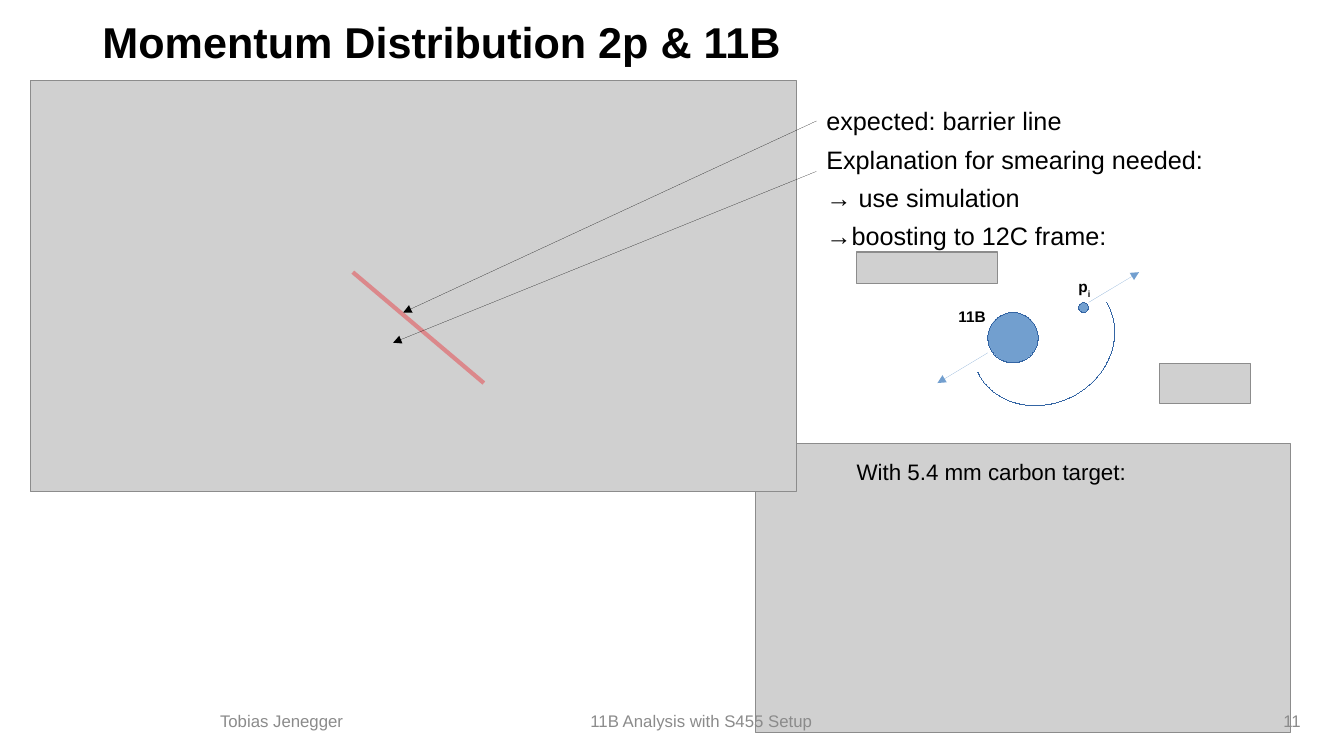
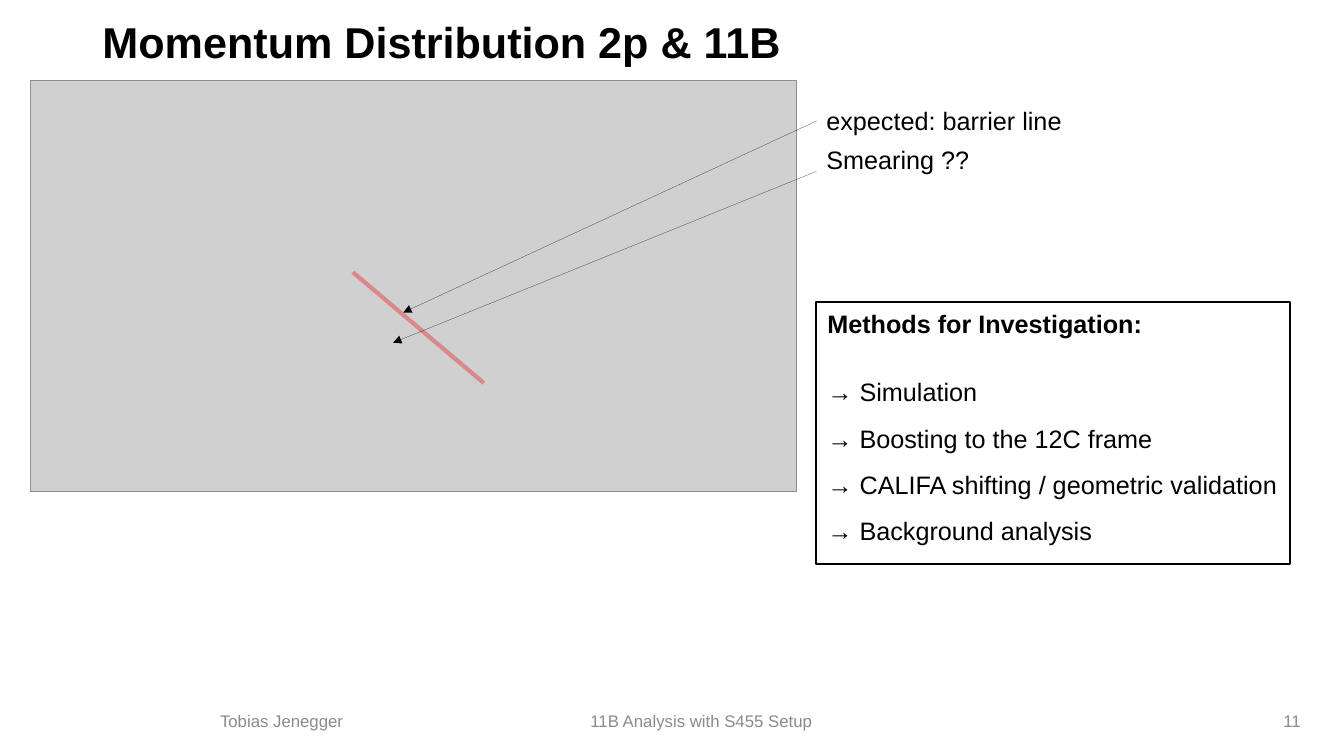
Before and after one commit to jenegger/r3b_wg, a slide deck: slide 11 of r3b_presentation.odp. Drawn at 1344x756 pixels with LibreOffice and Linux fonts; fonts in the diff are those of the drawing; grey boxes stand for pictures; background and template pictures are left out. Boxes give left, top, right and bottom in pixels: in the first picture for what was removed or moved away, otherwise in the second. Text is boxed around its words. In the diff, an @@ line names an element or a change of style, - is before the commit and + after.

```diff
--- a/r3b_presentation.odp
+++ b/r3b_presentation.odp
@@ text at [826,150,934,175]: text changed @@
-Explanation for smearing needed:
-→ use simulation
-→boosting to 12C frame:
+Smearing ??
@@ picture removed at [857,252,997,283] @@
@@ arch (boxed as its full ring) removed at [948,249,1139,432] @@
@@ text removed at [1069,272,1129,303] @@
-pi
@@ arrow removed from (1089, 302) to (1139, 272) @@
@@ rectangle added at [817,302,1291,565], outline #000000 1.5 pt, 18 pt, text #000000 @@
+Methods for Investigation:
+→ Simulation
+→ Boosting to the 12C frame
+→ CALIFA shifting / geometric validation
+→ Background analysis
@@ text removed at [958,311,985,322] @@
-11B
@@ ellipse removed at [988,313,1038,363] @@
@@ ellipse removed at [1079,302,1089,313] @@
@@ arrow removed from (988, 353) to (938, 383) @@
@@ picture removed at [1159,364,1251,403] @@
@@ picture removed at [756,444,1291,733] @@
@@ text removed at [857,463,1126,485] @@
-With 5.4 mm carbon target:
```
Also in this commit, not shown: 8 slides added, 1 other file.
